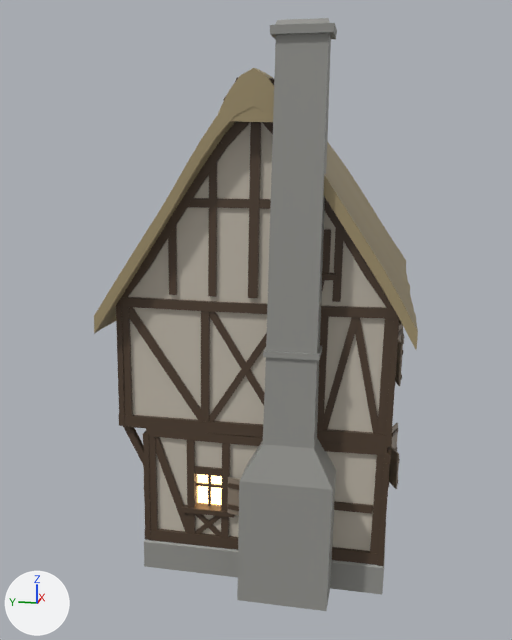
One commit to the glTF model game/assets/models/house_a.glb: the scene before it, then after it.
Before and after are seen from a 50 mm camera at (-17.86, -2.82, 9.15) aimed at (-0.39, 0.68, 4.79). Arrows for +X, +Y and +Z are at lower left; the lights stay in place. The picture after the commit comes second. Vertices at exactly the same position are counted once.

Names of what the first picture shows: 'house_a' and 1 more.
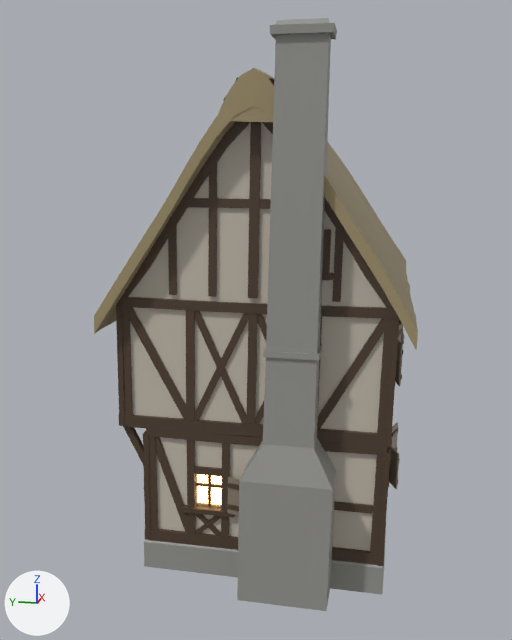
Where the change shows, as pixel boxes [x1, y1, x2, y2] in the pictures (512 x 640 px; the box of a moved part takes in the faces that stretch with it):
part 1 of me_house_a, moved or reshaped: before [201, 311, 210, 422]; after [186, 310, 195, 421]
part 2 of me_house_a, moved or reshaped (not visible before): after [246, 313, 258, 425]
part 3 of me_house_a, moved or reshaped (mostly hidden afterwards): before [317, 316, 329, 430]; after [318, 316, 322, 402]
part 4 of me_house_a, moved or reshaped: before [129, 307, 201, 421]; after [129, 307, 186, 420]
part 5 of me_house_a, moved or reshaped: before [209, 333, 267, 422]; after [194, 313, 249, 421]
part 6 of me_house_a, moved or reshaped: before [209, 312, 265, 405]; after [194, 311, 246, 424]
part 7 of me_house_a, moved or reshaped: before [323, 317, 359, 430]; after [255, 401, 264, 425]
part 8 of me_house_a, moved or reshaped (mostly hidden afterwards): before [355, 318, 378, 434]; after [257, 314, 267, 340]
part 9 of me_house_a, built on (mostly hidden before): before [322, 280, 325, 291]; after [317, 318, 385, 430]

What the commit changed:
me_house_a is used by ob_house_a; location (0.0, 0.0, 0.0).
me_house_a had 5202 vertices, 8446 faces and spanned x -4.9..4.57, y -3.27..4.23, z -0.25..11.33.
me_house_a now has 5186 vertices, 8422 faces and spans x -4.9..4.57, y -3.27..4.23, z -0.25..11.33.
me_house_a part 1: the loose piece of 8 vertices spanning x -4.03..-3.88, y 0.94..1.16, z 3.38..5.85 is moved by (0.0, 0.33, 0.0).
me_house_a part 2: the loose piece of 8 vertices spanning x -4.03..-3.88, y -0.81..-0.58, z 3.38..5.85 is moved by (0.0, 0.74, 0.0).
me_house_a part 3: the loose piece of 8 vertices spanning x -4.03..-3.88, y -1.52..-1.3, z 3.38..5.85 is moved by (0.0, 0.13, 0.0).
me_house_a part 4: the loose piece of 8 vertices spanning x -4.01..-3.88, y 1.04..2.8, z 3.37..5.85 is turned 5.8 degrees about the x axis through its middle and scaled by 0.941, then moved by (0.0, 0.16, 0.0).
me_house_a part 5: the loose piece of 8 vertices spanning x -4.01..-3.88, y -0.69..1.04, z 3.34..5.89 is turned -7.3 degrees about the x axis through its middle and scaled by 0.931, then moved by (0.0, 0.54, 0.0).
me_house_a part 6: the loose piece of 8 vertices spanning x -4.01..-3.88, y -0.65..1.01, z 3.34..5.89 is turned 7.5 degrees about the x axis through its middle and scaled by 0.933, then moved by (0.0, 0.54, 0.0).
me_house_a part 7: the loose piece of 8 vertices spanning x -4.01..-3.88, y -2.14..-1.4, z 3.36..5.87 is turned 12.1 degrees about the x axis through its middle and scaled by 1.08, then moved by (0.0, 1.16, 0.0).
me_house_a part 8: the loose piece of 8 vertices spanning x -4.01..-3.88, y -2.66..-1.99, z 3.36..5.87 is turned -12.4 degrees about the x axis through its middle and scaled by 1.07, then moved by (0.0, 1.71, 0.0).
Part 9, on me_house_a:
16 vertices are removed from x -4.01..-3.87, y -1.43..-0.68, z 3.37..6.59.
24 faces are deleted.
8 vertices are added at x -4.01..-3.88, y -2.74..-1.23, z 3.38..5.84.
12 new faces join them, mat_timber (brown #503f30).
Other edits to the shape of me_house_a do not show in these pictures.
